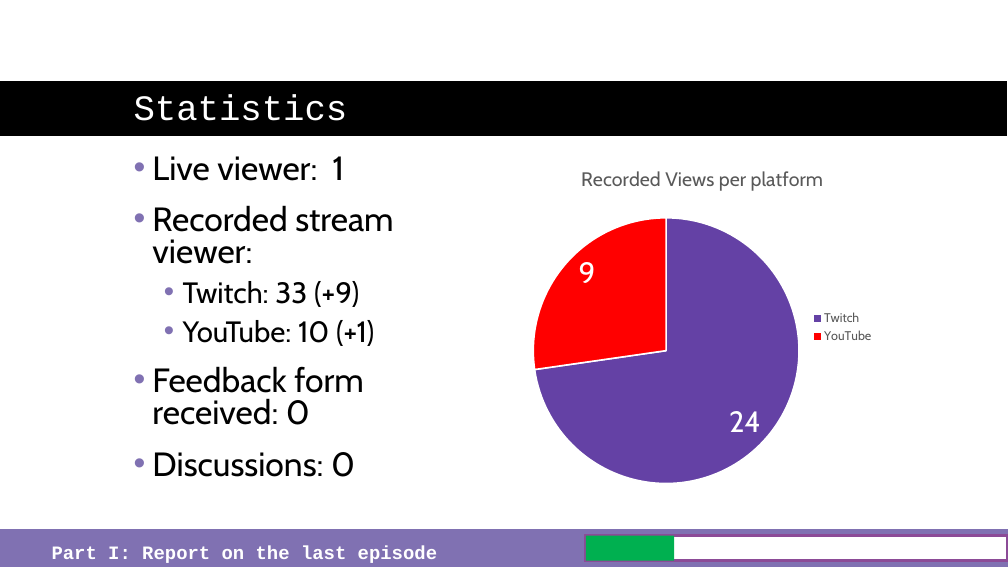
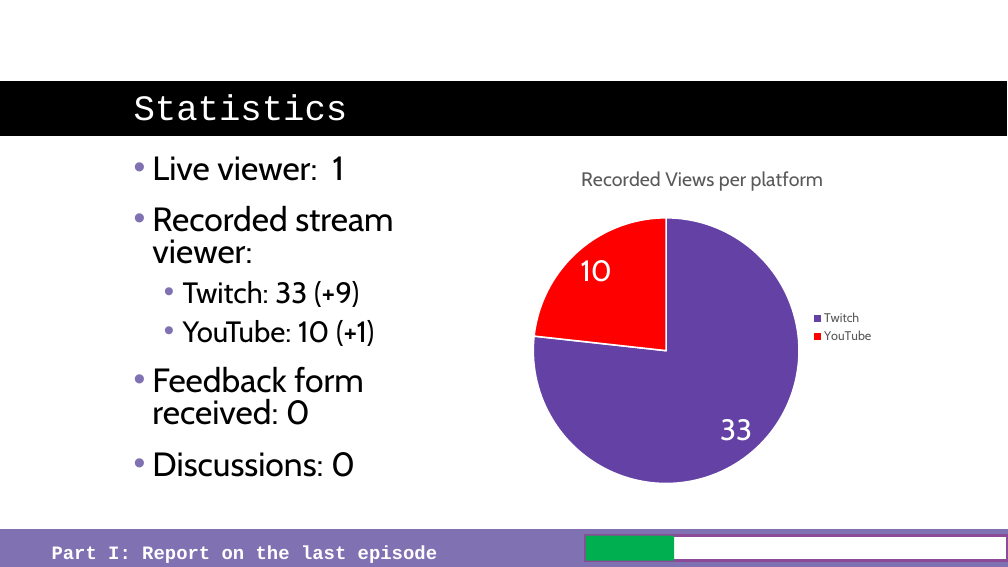
Before and after one commit to just-the-benno/BlazQ, a slide deck: slide 6 of episode3/media/slides-episode-03.pptx. Drawn at 1008x567 pixels with LibreOffice and Linux fonts; fonts in the diff are those of the drawing; background and template pictures are left out. Boxes give left, top, right and bottom in pixels: in the first picture for what was removed or moved away, otherwise in the second. Text is boxed around its words. In the diff, an @@ line names an element or a change of style, - is before the commit and + after.

```diff
--- a/episode3/media/slides-episode-03.pptx
+++ b/episode3/media/slides-episode-03.pptx
@@ pie chart at <box>523,151,882,504</box> @@
@@ Recorded Views per platform, Twitch: 24 to 33 @@
@@ Recorded Views per platform, YouTube: 9 to 10 @@
```
Also in this commit, not shown: 38 other files.
